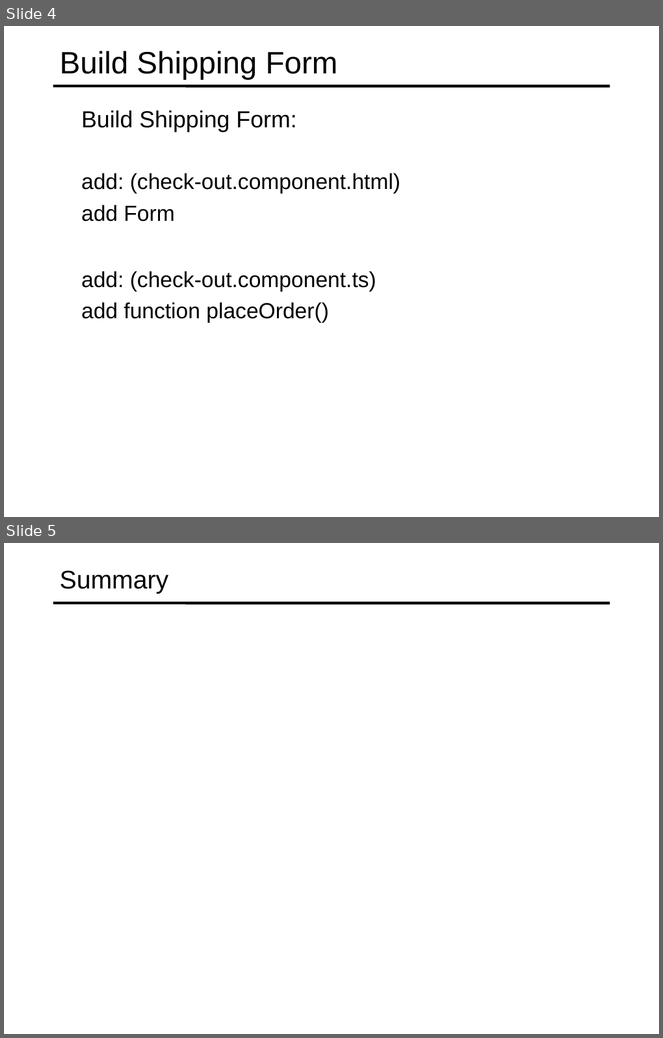
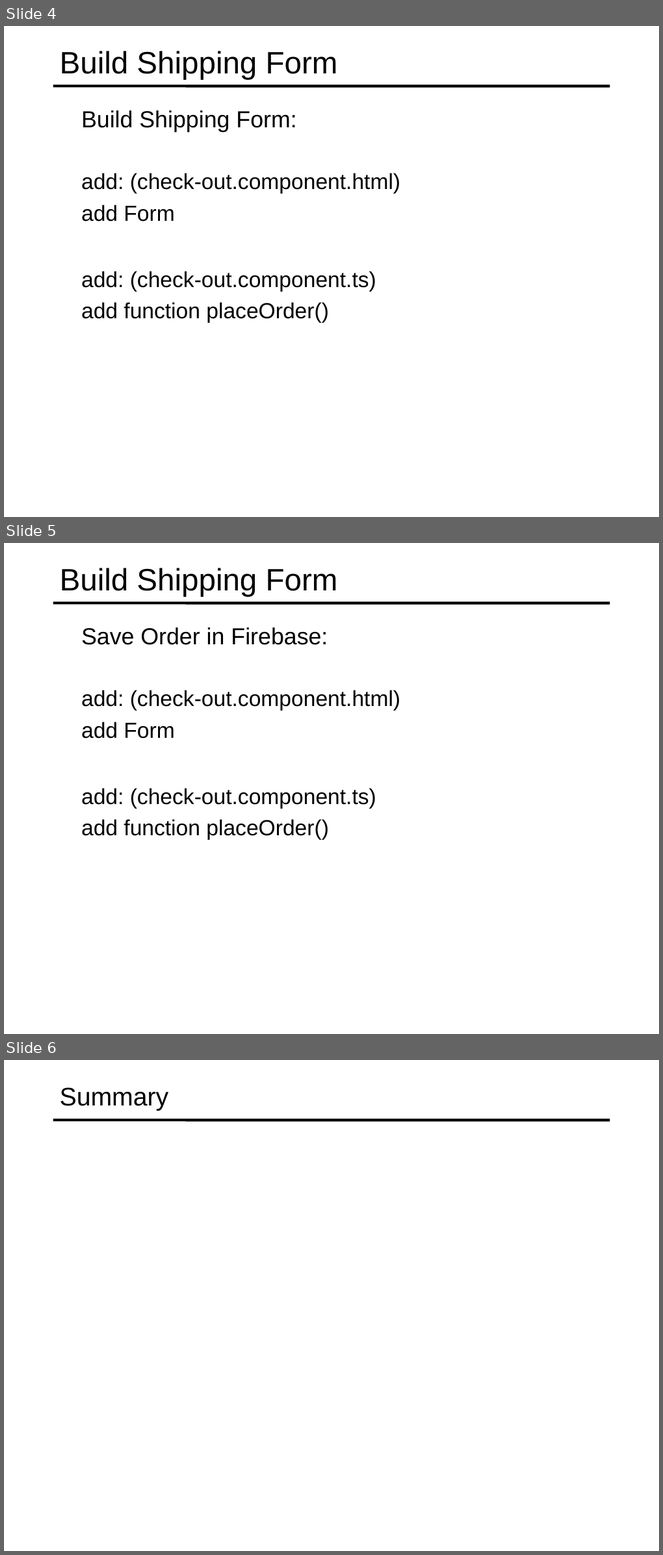
Before and after one commit to specter01wj/Jago_Link_Training, a slide deck: Angular/Angular7/Angular Advanced Course/Project/22.Project_Check Out Module/L6_Project_Check Out Module.ppt. Shown one above the other, each under a label of ours: slides 4 and 5 before the commit, slides 4, 5 and 6 after it. The pictures are 663x1038 and 663x1555 pixels, drawn with LibreOffice and Linux fonts; fonts in the diff are those of the drawing. Boxes give left, top, right and bottom in pixels: in the first picture for what was removed or moved away, otherwise in the second. Text is boxed around its words. In the diff, an @@ line names an element or a change of style, - is before the commit and + after.

Commit message:
11/11/2019 v1

```diff
--- a/Angular/Angular7/Angular Advanced Course/Project/22.Project_Check Out Module/L6_Project_Check Out Module.ppt
+++ b/Angular/Angular7/Angular Advanced Course/Project/22.Project_Check Out Module/L6_Project_Check Out Module.ppt
@@ slide 5 added at box(4, 543, 659, 1034), background #FFFFFF; not listed: 1 template element that a slide beside it also shows @@
@@ title added at box(60, 568, 338, 597), 34 pt, text #000000 @@
+Build Shipping Form
@@ text added at box(81, 627, 328, 645), 25.5 pt, text #000000 @@
+  Save Order in Firebase:
@@ text added at box(81, 690, 400, 739), 24 pt, text #000000 @@
+  add: (check-out.component.html)
+  add Form
@@ text added at box(81, 788, 376, 840), 24 pt, text #000000 @@
+  add: (check-out.component.ts)
+  add function placeOrder()
@@ what was slide 5 is now slide 6 @@
```
